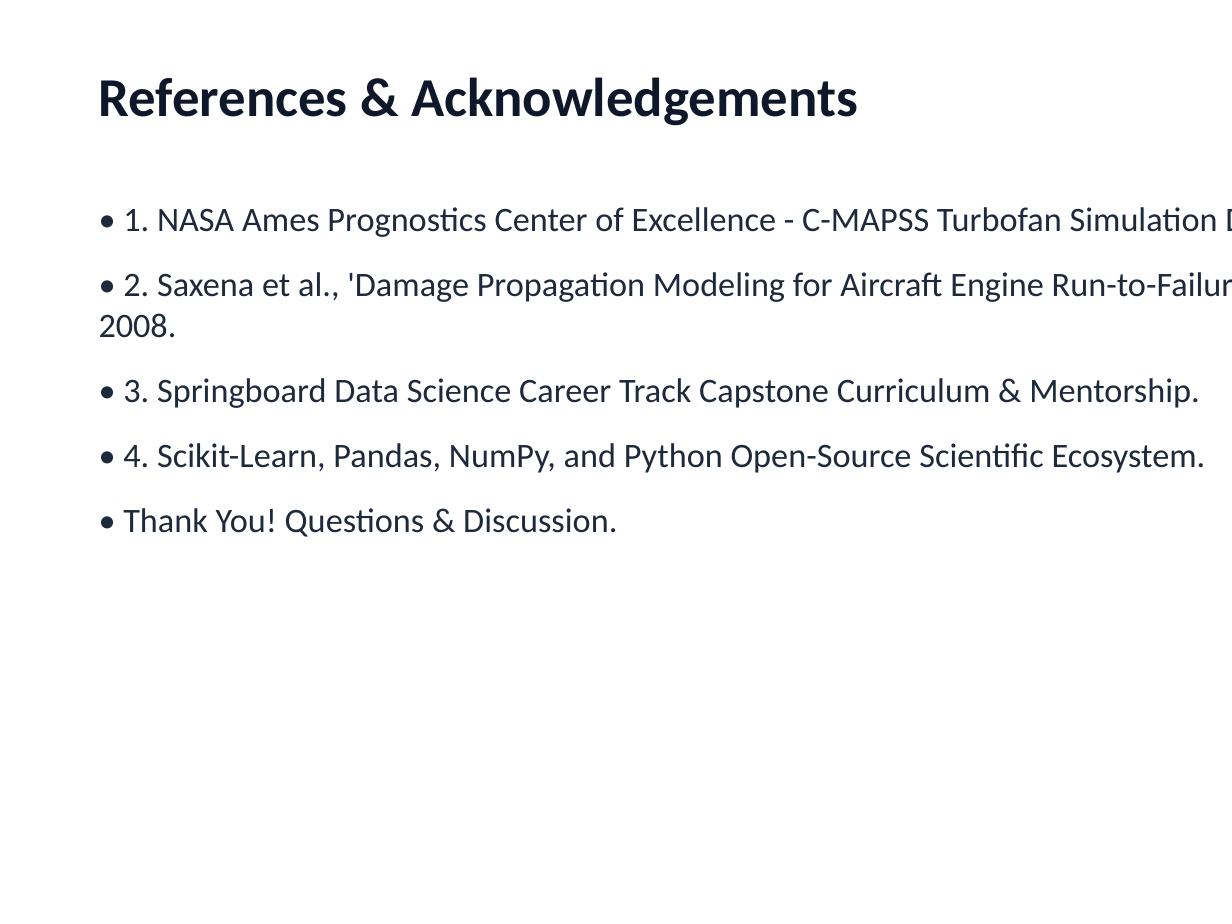
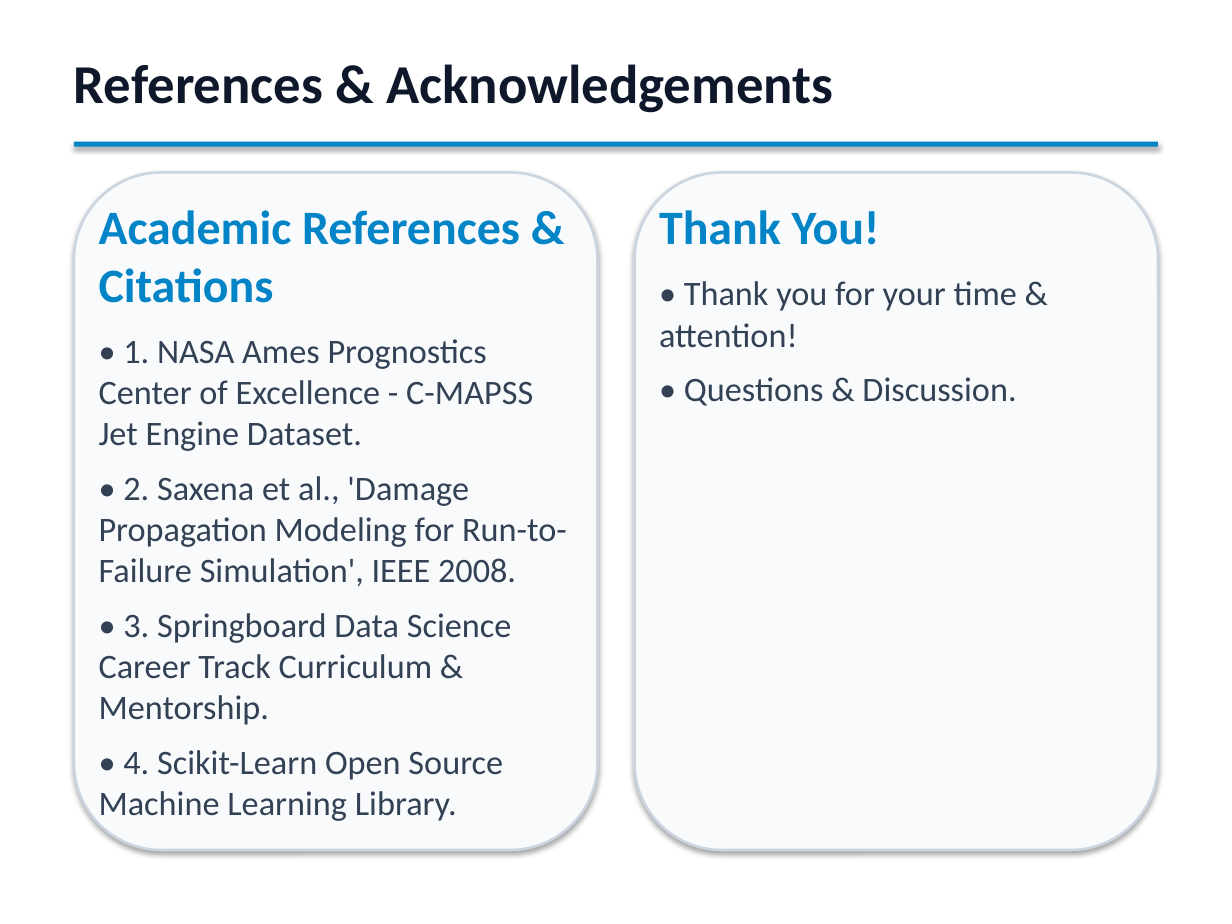
Before and after one commit to PiyushTiwari2051/Predictive-Master, a slide deck: slide 17 of Predictive_Maintenance_Internship_Presentation.pptx. Drawn at 1232x924 pixels with LibreOffice and Linux fonts; fonts in the diff are those of the drawing. Boxes give left, top, right and bottom in pixels: in the first picture for what was removed or moved away, otherwise in the second. Text is boxed around its words. In the diff, an @@ line names an element or a change of style, - is before the commit and + after.

```diff
--- a/Predictive_Maintenance_Internship_Presentation.pptx
+++ b/Predictive_Maintenance_Internship_Presentation.pptx
@@ text "References & Acknowledgements": place and size @@
-text "References & Acknowledgements" at box(99, 77, 858, 126)
+text "References & Acknowledgements" at box(74, 64, 833, 113)
@@ rectangle added at box(74, 142, 1158, 147), fill #0284C7 @@
@@ rounded rectangle added at box(74, 172, 598, 850), fill #F8FAFC, outline #CBD5E1 1.5 pt @@
@@ rounded rectangle added at box(634, 172, 1158, 850), fill #F8FAFC, outline #CBD5E1 1.5 pt @@
@@ text at box(99, 210, 567, 824): text changed; text colour #1E293B to #334155 @@
-• 1. NASA Ames Prognostics Center of Excellence - C-MAPSS Turbofan Simulation Dataset.
-• 2. Saxena et al., 'Damage Propagation Modeling for Aircraft Engine Run-to-Failure Simulation', IEEE 2008.
-• 3. Springboard Data Science Career Track Capstone Curriculum & Mentorship.
-• 4. Scikit-Learn, Pandas, NumPy, and Python Open-Source Scientific Ecosystem.
-• Thank You! Questions & Discussion.
+Academic References & Citations
+• 1. NASA Ames Prognostics Center of Excellence - C-MAPSS Jet Engine Dataset.
+• 2. Saxena et al., 'Damage Propagation Modeling for Run-to-Failure Simulation', IEEE 2008.
+• 3. Springboard Data Science Career Track Curriculum & Mentorship.
+• 4. Scikit-Learn Open Source Machine Learning Library.
@@ text added at box(659, 210, 1017, 406), 20 pt, text #334155 @@
+Thank You!
+• Thank you for your time & attention!
+• Questions & Discussion.
```
Also in this commit, not shown: 13 other slides changed, 2 slides added, 2 slides removed, 1 other file.
